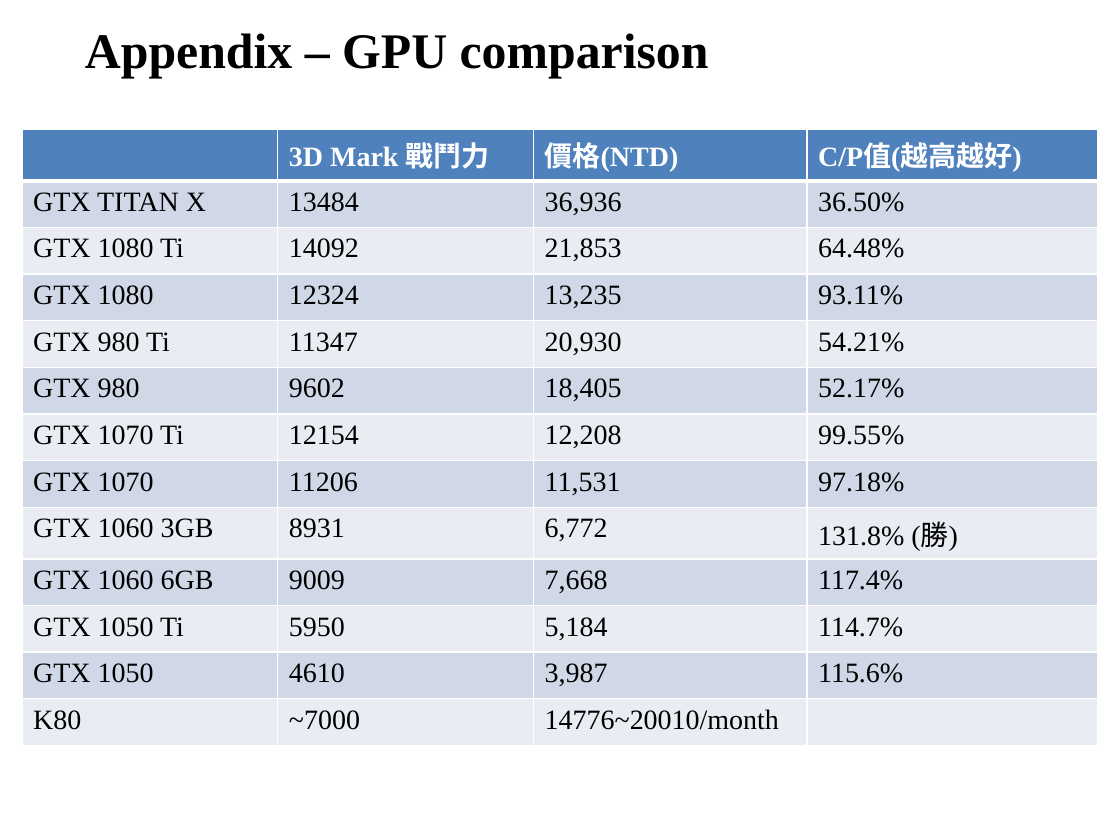
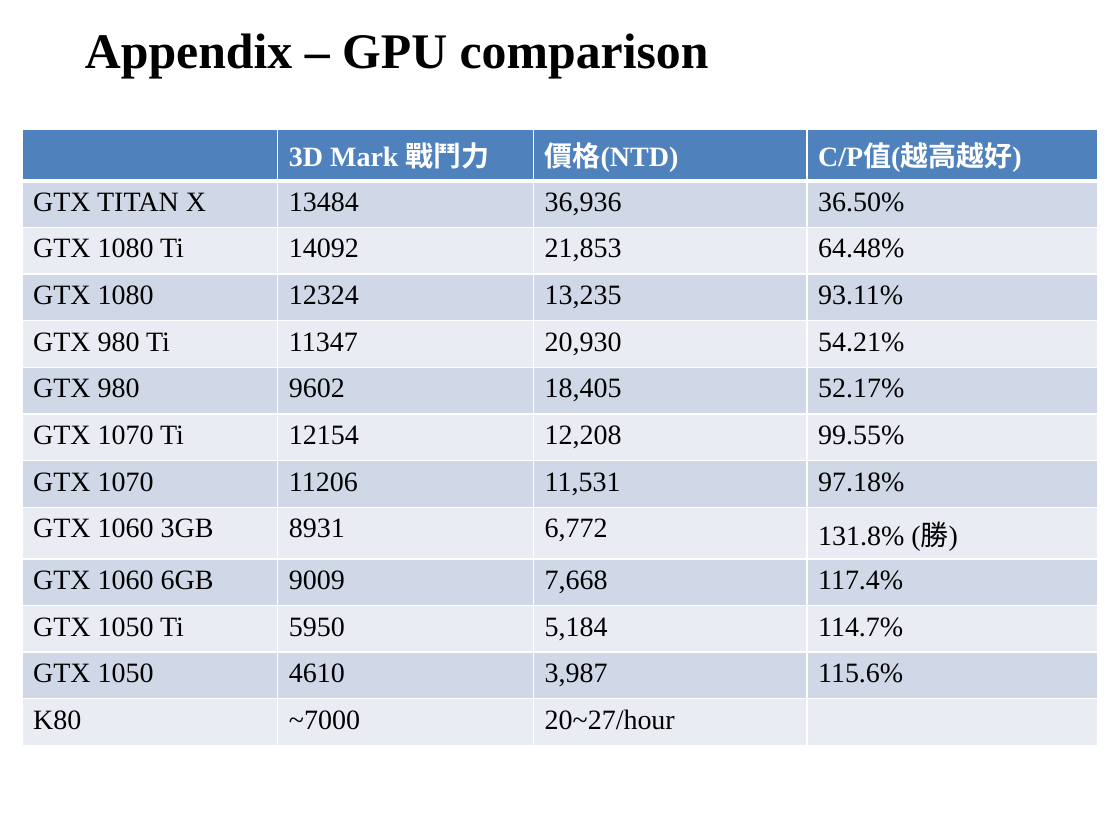
Before and after one commit to frankShih/face_classification_keras, a slide deck: slide 19 of Homework/han_shih_report20181003.pptx. Drawn at 1120x840 pixels with LibreOffice and Linux fonts; fonts in the diff are those of the drawing; background and template pictures are left out. Boxes give left, top, right and bottom in pixels: in the first picture for what was removed or moved away, otherwise in the second. Text is boxed around its words. In the diff, an @@ line names an element or a change of style, - is before the commit and + after.

```diff
--- a/Homework/han_shih_report20181003.pptx
+++ b/Homework/han_shih_report20181003.pptx
@@ table at [22, 129, 1098, 739] @@
-row 13, column 3: 14776~20010/month
+row 13, column 3: 20~27/hour
```
Also in this commit, not shown: 1 other file.
